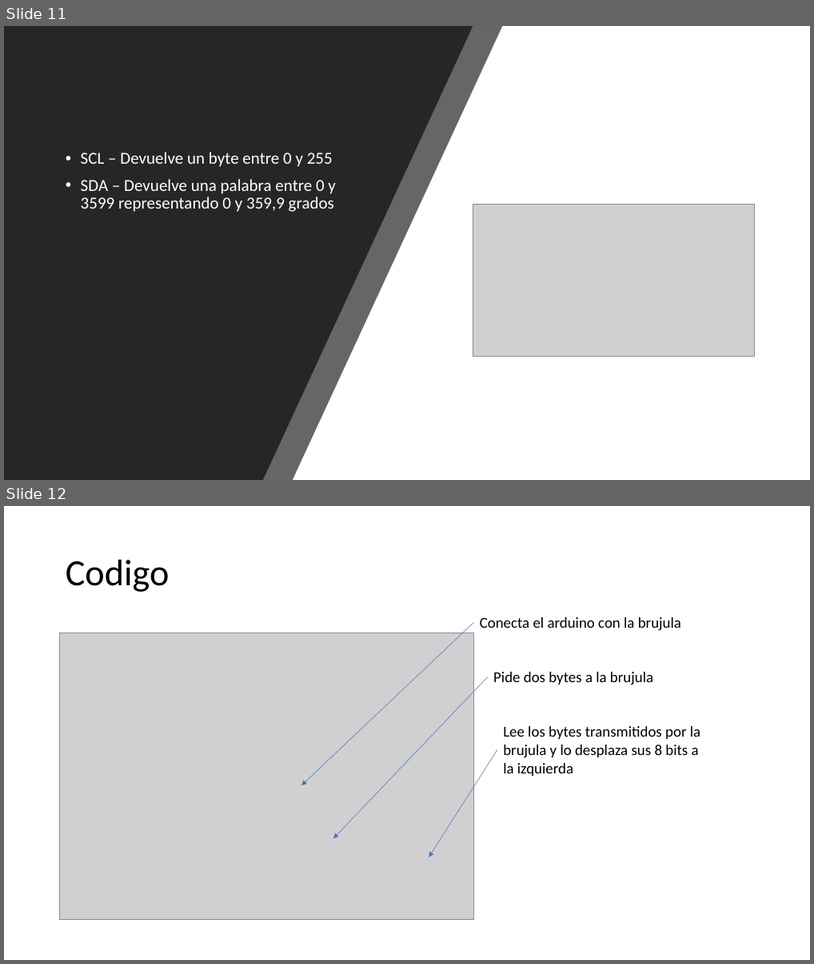
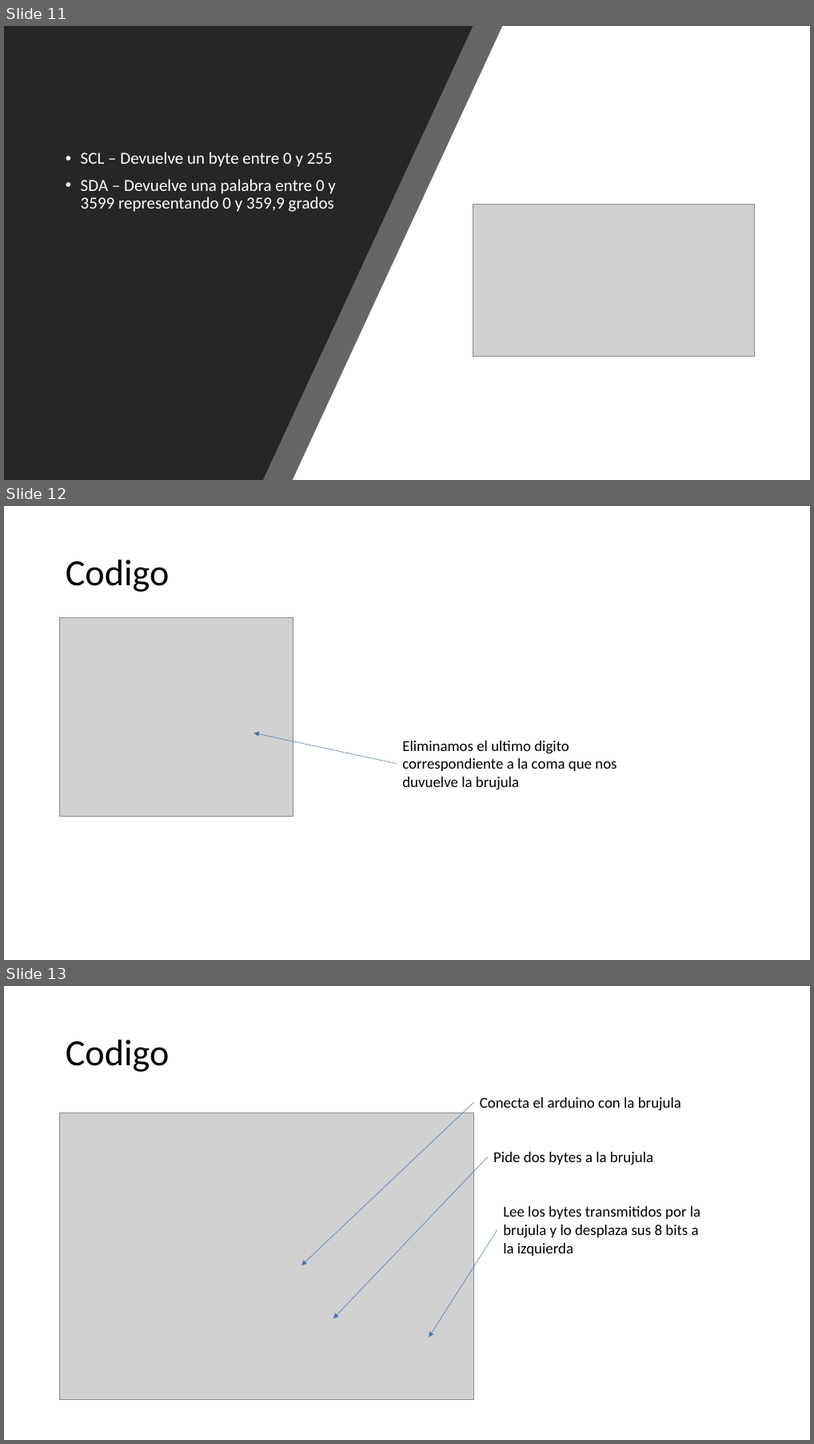
Before and after one commit to alvant01/Robotica, a slide deck: Posicionamiento y Sistemas de Direccion.pptx. Shown one above the other, each under a label of ours: slides 11 and 12 before the commit, slides 11, 12 and 13 after it. The pictures are 814x964 and 814x1444 pixels, drawn with LibreOffice and Linux fonts; fonts in the diff are those of the drawing; grey boxes stand for pictures. Boxes give left, top, right and bottom in pixels: in the first picture for what was removed or moved away, otherwise in the second. Text is boxed around its words. In the diff, an @@ line names an element or a change of style, - is before the commit and + after.

```diff
--- a/Posicionamiento y Sistemas de Direccion.pptx
+++ b/Posicionamiento y Sistemas de Direccion.pptx
@@ slide 12 added at <box>4,506,810,960</box>, background #FFFFFF @@
@@ title added at <box>66,560,170,592</box>, 44 pt, text #000000 @@
+Codigo
@@ picture added at <box>60,618,293,816</box> @@
@@ arrow added from (397, 763) to (254, 733), #4472C4 0.5 pt @@
@@ text added at <box>402,740,617,790</box>, 18 pt, text #000000 @@
+Eliminamos el ultimo digito correspondiente a la coma que nos duvuelve la brujula
@@ what was slide 12 is now slide 13 @@
```
Also in this commit, not shown: 1 slide changed, 3 other slides added, 3 slides removed, 1 other file.
